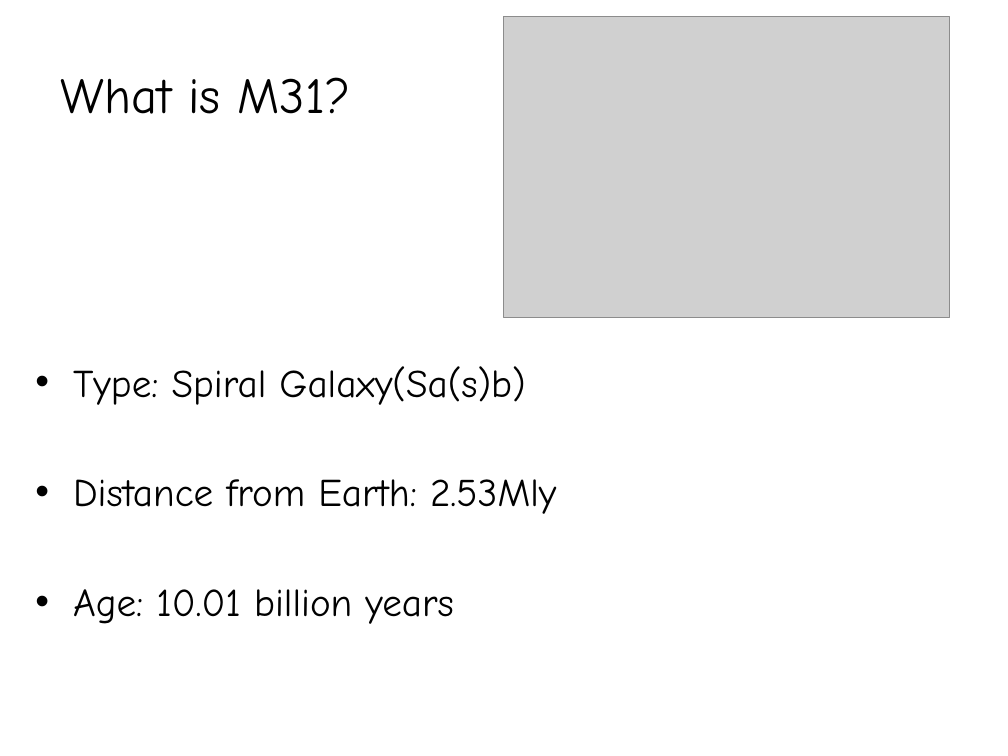
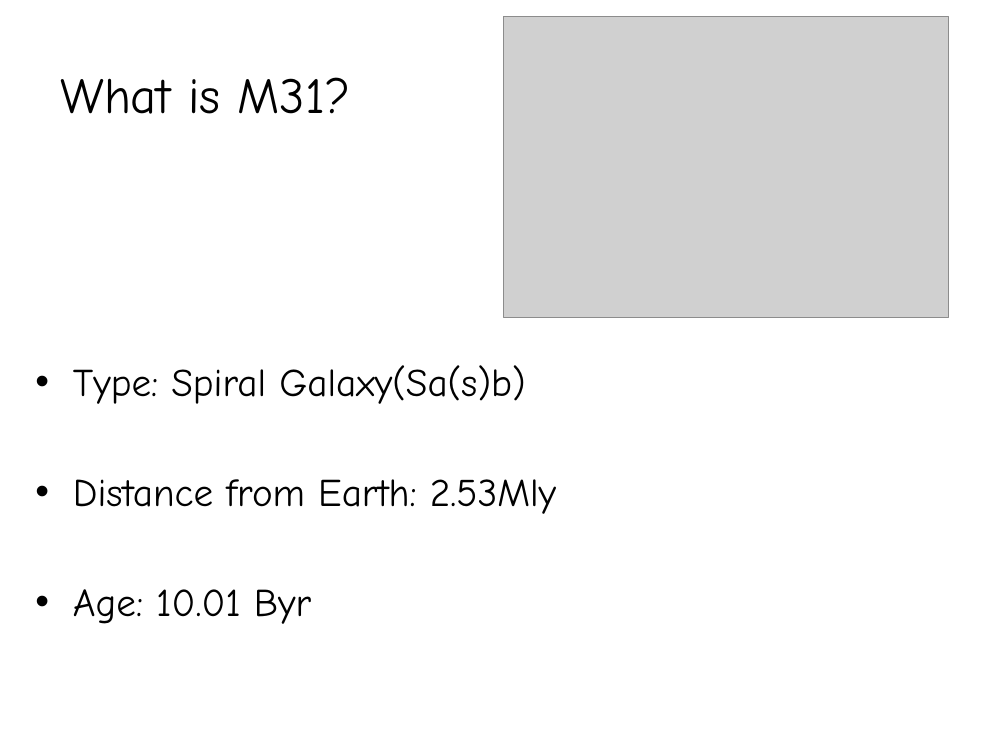
Before and after one commit to vaammpyy/M31-Spectra-Analysis, a slide deck: slide 6 of M31 Report.pptx (slide 3 before the commit). Drawn at 1008x756 pixels with LibreOffice and Linux fonts; fonts in the diff are those of the drawing; grey boxes stand for pictures. Boxes give left, top, right and bottom in pixels: in the first picture for what was removed or moved away, otherwise in the second. Text is boxed around its words. In the diff, an @@ line names an element or a change of style, - is before the commit and + after.

```diff
--- a/M31 Report.pptx
+++ b/M31 Report.pptx
@@ text at bbox=[73, 589, 311, 624]: text changed @@
-• Age: 10.01 billion years
+• Age: 10.01 Byr
```
Also in this commit, not shown: 9 other slides changed, 16 slides added, 1 slide removed.
